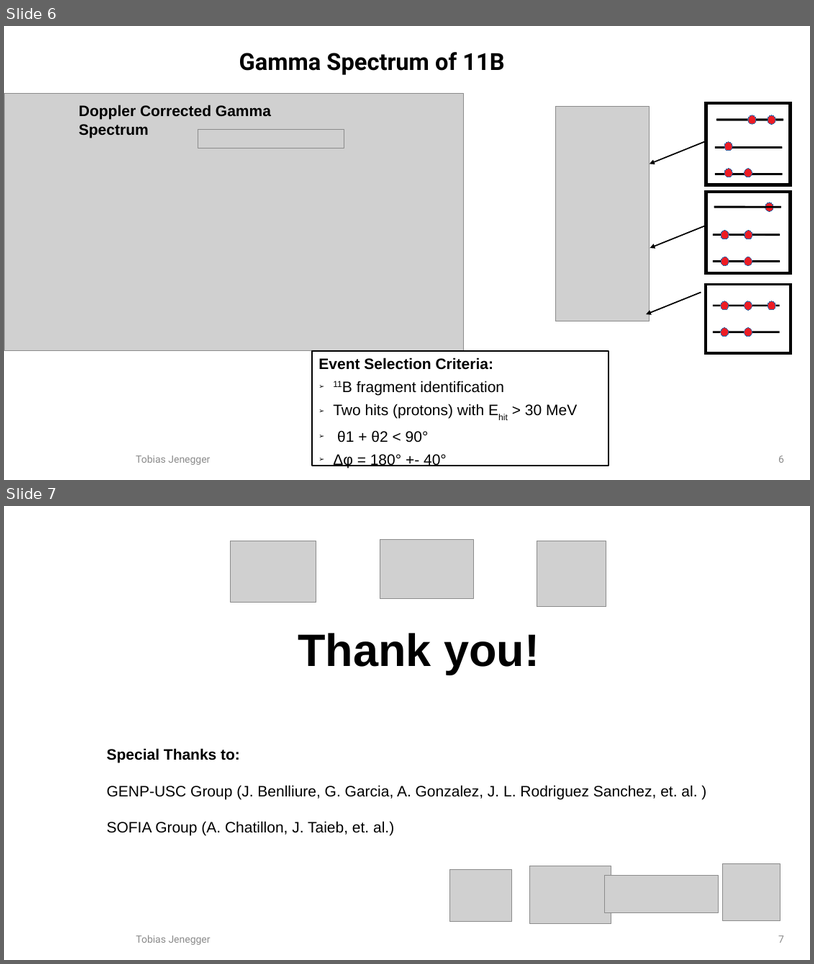
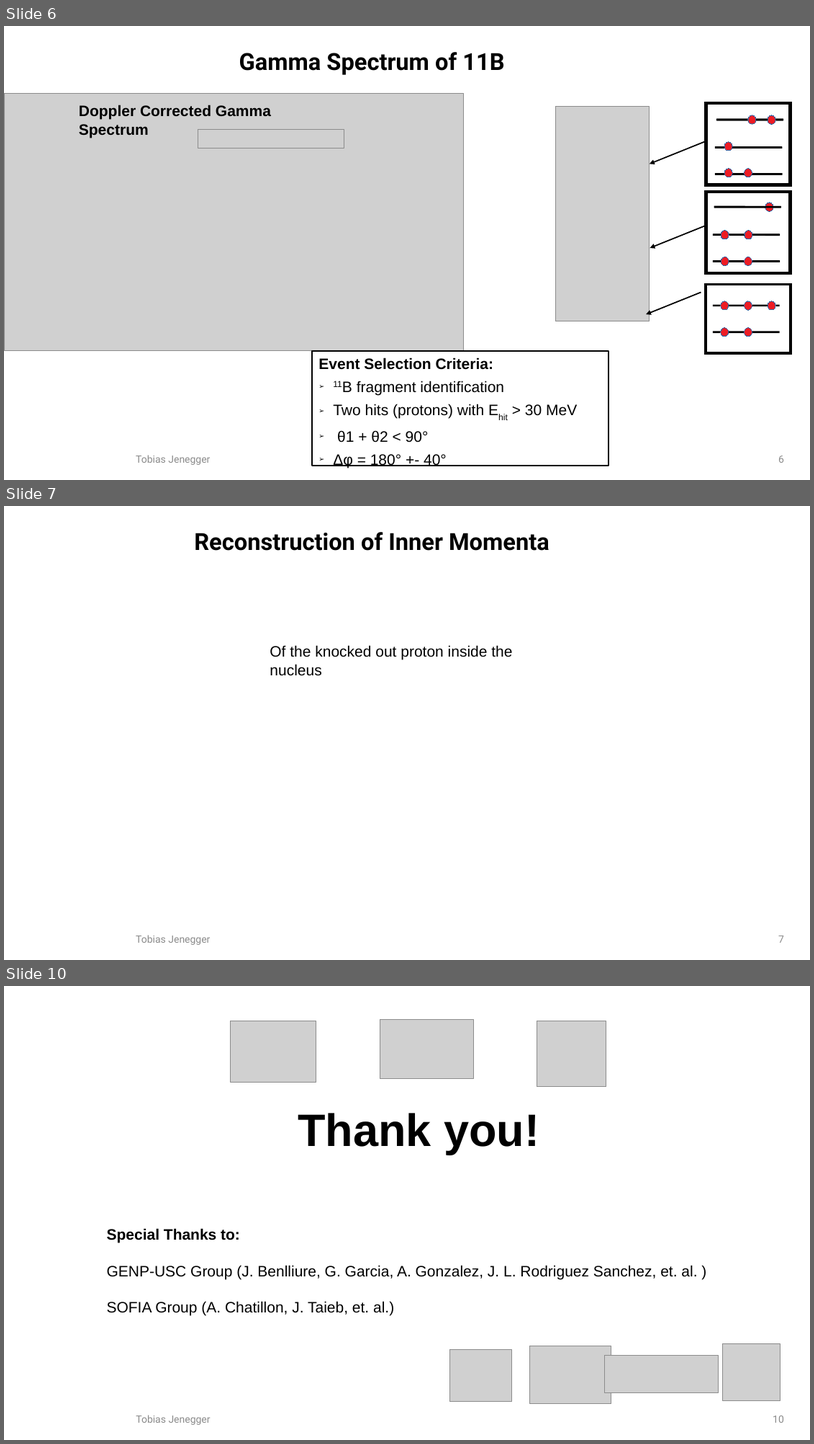
Before and after one commit to jenegger/r3bweek_2022, a slide deck: r3b_pres_2022.odp. Shown one above the other, each under a label of ours: slides 6 and 7 before the commit, slides 6, 7 and 10 after it; the slides between them are not shown. The pictures are 814x964 and 814x1444 pixels, drawn with LibreOffice and Linux fonts; fonts in the diff are those of the drawing; grey boxes stand for pictures; background and template pictures are left out. Boxes give left, top, right and bottom in pixels: in the first picture for what was removed or moved away, otherwise in the second. Text is boxed around its words. In the diff, an @@ line names an element or a change of style, - is before the commit and + after.

```diff
--- a/r3b_pres_2022.odp
+++ b/r3b_pres_2022.odp
@@ slide 7 added at (4, 506, 810, 960), background #FFFFFF @@
@@ text added at (194, 532, 550, 551), 28 pt, text #000000, bold @@
+Reconstruction of Inner Momenta
@@ text added at (270, 645, 512, 676), 18 pt, text #000000 @@
+Of the knocked out proton inside the nucleus
@@ rectangle added at (106, 819, 150, 862), fill #FFFFFF, outline #FFFFFF 0 pt @@
@@ text added at (136, 934, 210, 944), 12 pt, text #8B8B8B @@
+Tobias Jenegger
@@ page number added at (779, 935, 784, 942), 12 pt, text #8B8B8B @@
+7
@@ what was slide 7 is now slide 10 @@
@@ page number at (773, 1415, 784, 1422): text changed @@
-7
+10
```
Also in this commit, not shown: 2 other slides added.
